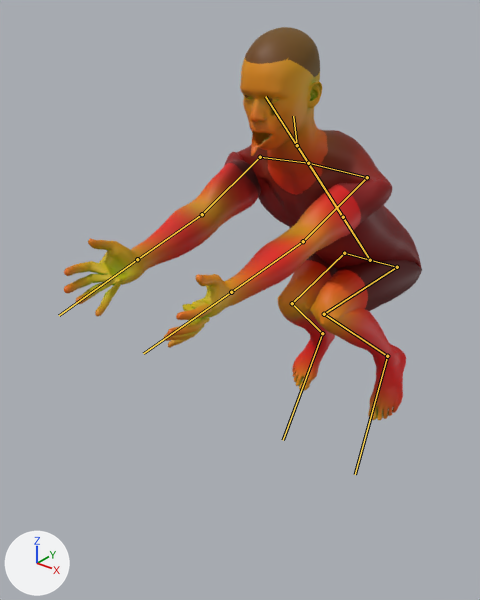
One commit to the glTF model assets/figure/athlete.glb: the scene before it, then after it.
Before and after are seen from a 50 mm lens placed at (1.022, -1.552, 1.355), pointed at (-0.055, -0.206, 0.52). Every picture has the same lights, and +X, +Y and +Z are marked at lower left. The first picture is the older version. Both versions are drawn at frame 72 of the action 'burpee'; the numbers are the values there. The bones that bend it are drawn over the model as lines.

The first picture shows 'GEO-body_male_realistic'.
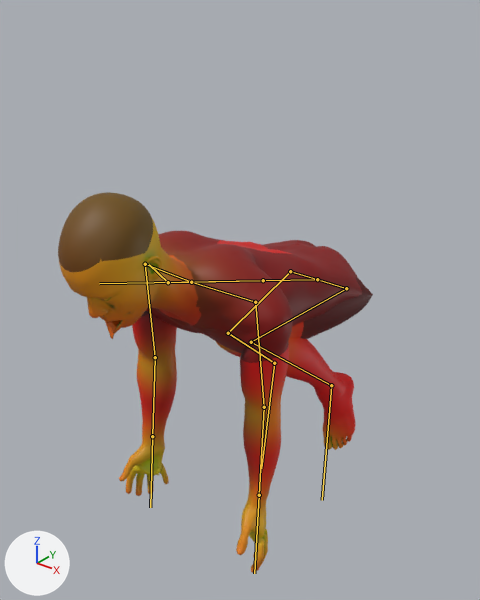
Changed parts and their boxes [x1, y1, x2, y2] in the pictures (480 x 600 px):
'GEO-body_male_realistic', posed (12% narrower): before [64, 27, 422, 420]; after [58, 192, 373, 573]
bone 'pelvis', root to tip: before (370, 260) to (265, 96); after (317, 279) to (99, 283)
bone 'thighL', root to tip: before (397, 267) to (324, 314); after (346, 288) to (251, 342)
bone 'footL', root to tip: before (387, 356) to (355, 474); after (331, 385) to (322, 500)
bone 'thighR', root to tip: before (344, 253) to (292, 303); after (290, 271) to (228, 333)
bone 'footR', root to tip: before (322, 333) to (283, 440); after (274, 363) to (261, 468)
bone 'upperArmL', root to tip: before (367, 177) to (303, 241); after (255, 302) to (264, 407)
bone 'upperArmR', root to tip: before (260, 157) to (202, 214); after (145, 264) to (155, 357)

The change, as a list of edits to the scene's bpy script:
```text
Change bone_pelvis:
    where bone_pelvis = bpy.data.objects['Skeleton'].pose.bones['pelvis']
    bone_pelvis.location: (0.0, -0.478, -0.503) -> (0.0, -0.433, -0.151)
    bone_pelvis.rotation_quaternion: (0.924, 0.383, 0.0, 0.0) -> (0.813, 0.583, 0.0, 0.0)  # degrees (45, 0, 0) -> degrees (71, 0, 0)
Change bone_thighl:
    where bone_thighl = bpy.data.objects['Skeleton'].pose.bones['thighL']  # child of 'hipL'
    bone_thighl.rotation_quaternion: (0.371, -0.928, 0.019, -0.01) -> (0.15, -0.988, 0.02, -0.005)  # degrees (-136, 0, -2) -> degrees (-163, 0, -2)
Change bone_footl:
    where bone_footl = bpy.data.objects['Skeleton'].pose.bones['footL']  # child of 'shinL'
    bone_footl.rotation_quaternion: (0.994, 0.01, 0.001, 0.108) -> (0.971, 0.213, 0.023, 0.106)  # degrees (1, 0, 12) -> degrees (25, 0, 12)
Change bone_thighr:
    where bone_thighr = bpy.data.objects['Skeleton'].pose.bones['thighR']  # child of 'hipR'
    bone_thighr.rotation_quaternion: (0.371, 0.928, -0.018, -0.01) -> (0.15, 0.988, -0.02, -0.005)  # degrees (136, 0, -2) -> degrees (163, 0, -2)
Change bone_footr:
    where bone_footr = bpy.data.objects['Skeleton'].pose.bones['footR']  # child of 'shinR'
    bone_footr.rotation_quaternion: (0.994, -0.01, -0.001, 0.108) -> (0.971, -0.213, -0.023, 0.106)  # degrees (-1, 0, 12) -> degrees (-25, 0, 12)
Change bone_upperarml:
    where bone_upperarml = bpy.data.objects['Skeleton'].pose.bones['upperArmL']  # child of 'shoulderL'
    bone_upperarml.rotation_quaternion: (0.436, -0.826, -0.335, -0.126) -> (0.737, -0.574, -0.357, 0.022)  # degrees (-133, -30, 31) -> degrees (-84, -30, 31)
Change bone_upperarmr:
    where bone_upperarmr = bpy.data.objects['Skeleton'].pose.bones['upperArmR']  # child of 'shoulderR'
    bone_upperarmr.rotation_quaternion: (0.436, 0.827, 0.333, -0.124) -> (0.738, 0.574, 0.355, 0.023)  # degrees (133, 30, 31) -> degrees (84, 30, 31)
```
